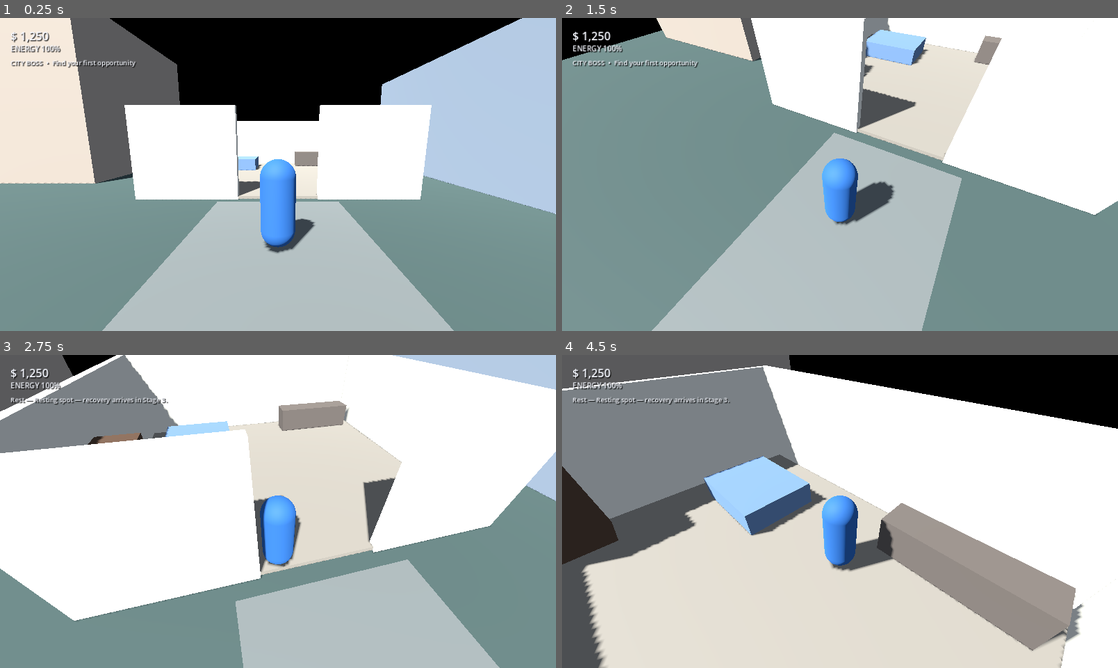
Above: before the commit, frames 1-4 (two rows, left to right).
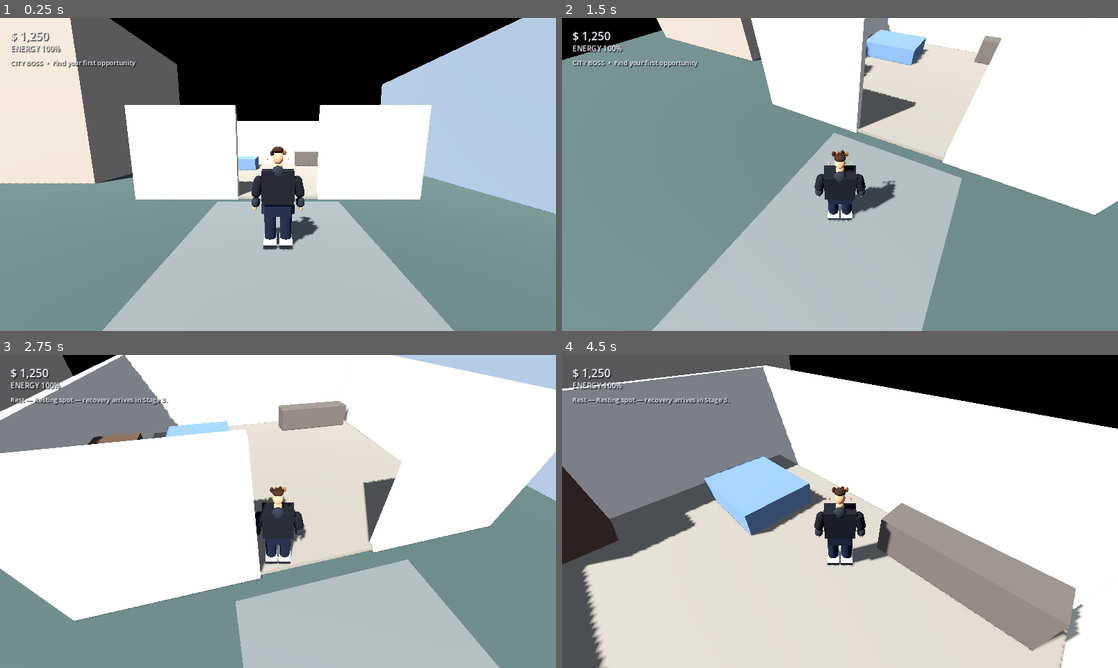
Above: after the commit, the same moments.

Repository: antonpav336-hub/CITY-BOSS
Game: Godot game, scene res://scenes/main/Main.tscn
Two runs of this game, one before a commit and one after it. Both use one fixed random seed, a clock stepped at 60 frames per second and the inputs below.
Inputs (mouse positions are in pixels of both pictures, inside the frame that each line leads up to):
- Up to frame 1 (0.25 s): no input
- Up to frame 2 (1.5 s): tap Enter at 0.5 s; drag from (840, 174) to (895, 105) at 0.52 s; tap Space at 1.25 s; move the mouse to (812, 174) at 1.27 s; hold W (move_forward) from 1.28 s (still down); tap Shift (sprint) at 1.35 s
- Up to frame 3 (2.75 s): keep holding W (move_forward); move the mouse to (289, 505) at 2.02 s; tap E (interact) at 2.1 s
- Up to frame 4 (4.5 s): keep holding W (move_forward); move the mouse to (834, 517) at 2.77 s; tap Shift (sprint) at 2.85, 4.35 s; move the mouse to (878, 514) at 3.52 s; tap E (interact) at 3.6 s; move the mouse to (795, 508) at 4.27 s

The runs differ from the first frame. In frame 1, 2.2% of the frame differs, in the area x 45-58%, y 41-76%; in frame 2, 1.6%; in frame 3, 1.5%; in frame 4, 1.9%.

Commit message:
Replace player capsule with stylized protagonist model

Diff:
--- a/scripts/player/player_controller.gd
+++ b/scripts/player/player_controller.gd
@@ -44,17 +44,92 @@
 	add_child(shape)
 
 func _make_visual() -> void:
-	var body_mesh := MeshInstance3D.new()
-	var capsule := CapsuleMesh.new()
-	capsule.radius = 0.34
-	capsule.height = 1.72
-	body_mesh.mesh = capsule
-	body_mesh.position.y = 0.88
+	# Stylized CITY BOSS protagonist: layered hoodie, cargo trousers,
+	# chestnut textured hair, skin and sneakers. The collision capsule stays separate.
+	var visual := Node3D.new()
+	visual.name = "ProtagonistVisual"
+	add_child(visual)
+
+	var hoodie := _material(Color(0.075, 0.085, 0.105), 0.92)
+	var hoodie_light := _material(Color(0.13, 0.145, 0.17), 0.9)
+	var shirt := _material(Color(0.38, 0.40, 0.43), 0.95)
+	var pants := _material(Color(0.075, 0.105, 0.16), 0.9)
+	var pants_detail := _material(Color(0.12, 0.15, 0.20), 0.95)
+	var skin := _material(Color(0.72, 0.49, 0.36), 0.78)
+	var hair := _material(Color(0.19, 0.105, 0.065), 0.88)
+	var hair_tip := _material(Color(0.48, 0.31, 0.17), 0.82)
+	var shoes := _material(Color(0.82, 0.83, 0.82), 0.72)
+	var sole := _material(Color(0.10, 0.11, 0.13), 0.9)
+	var eyes := _material(Color(0.035, 0.025, 0.02), 0.5)
+
+	# Shoes and legs
+	_add_box(visual, Vector3(0.255, 0.14, 0.40), Vector3(-0.15, 0.12, -0.055), shoes)
+	_add_box(visual, Vector3(0.255, 0.07, 0.405), Vector3(-0.15, 0.055, -0.055), sole)
+	_add_box(visual, Vector3(0.255, 0.14, 0.40), Vector3(0.15, 0.12, -0.055), shoes)
+	_add_box(visual, Vector3(0.255, 0.07, 0.405), Vector3(0.15, 0.055, -0.055), sole)
+	_add_capsule(visual, 0.115, 0.72, Vector3(-0.15, 0.48, 0.0), pants)
+	_add_capsule(visual, 0.115, 0.72, Vector3(0.15, 0.48, 0.0), pants)
+	_add_box(visual, Vector3(0.49, 0.20, 0.30), Vector3(0, 0.78, 0.015), pants)
+	_add_box(visual, Vector3(0.16, 0.19, 0.035), Vector3(-0.245, 0.72, -0.12), pants_detail)
+	_add_box(visual, Vector3(0.16, 0.19, 0.035), Vector3(0.245, 0.72, -0.12), pants_detail)
+
+	# Hoodie torso and hood
+	_add_box(visual, Vector3(0.60, 0.63, 0.34), Vector3(0, 1.22, 0.015), hoodie)
+	_add_box(visual, Vector3(0.29, 0.38, 0.055), Vector3(0, 1.20, -0.184), shirt)
+	_add_sphere(visual, Vector3(0, 1.51, 0.12), Vector3(0.23, 0.25, 0.16), hoodie_light)
+	_add_capsule(visual, 0.075, 0.20, Vector3(0, 1.57, -0.015), skin)
+
+	# Sleeves, cuffs and hands
+	_add_capsule(visual, 0.095, 0.43, Vector3(-0.385, 1.22, 0.015), hoodie, Vector3(0, 0, -13))
+	_add_capsule(visual, 0.095, 0.43, Vector3(0.385, 1.22, 0.015), hoodie, Vector3(0, 0, 13))
+	_add_capsule(visual, 0.082, 0.20, Vector3(-0.43, 0.91, -0.01), hoodie_light, Vector3(0, 0, -8))
+	_add_capsule(visual, 0.082, 0.20, Vector3(0.43, 0.91, -0.01), hoodie_light, Vector3(0, 0, 8))
+	_add_sphere(visual, Vector3(-0.445, 0.79, -0.015), Vector3(0.075, 0.095, 0.07), skin)
+	_add_sphere(visual, Vector3(0.445, 0.79, -0.015), Vector3(0.075, 0.095, 0.07), skin)
+
+	# Head and stylized crop / forward fringe
+	_add_sphere(visual, Vector3(0, 1.76, 0), Vector3(0.19, 0.235, 0.18), skin)
+	_add_sphere(visual, Vector3(0, 1.91, 0.015), Vector3(0.205, 0.12, 0.19), hair)
+	_add_sphere(visual, Vector3(-0.11, 1.84, -0.145), Vector3(0.075, 0.105, 0.075), hair)
+	_add_sphere(visual, Vector3(-0.035, 1.83, -0.17), Vector3(0.07, 0.12, 0.07), hair_tip)
+	_add_sphere(visual, Vector3(0.045, 1.84, -0.17), Vector3(0.075, 0.115, 0.07), hair)
+	_add_sphere(visual, Vector3(0.12, 1.85, -0.14), Vector3(0.07, 0.10, 0.07), hair_tip)
+	_add_sphere(visual, Vector3(-0.195, 1.75, 0.0), Vector3(0.035, 0.055, 0.04), skin)
+	_add_sphere(visual, Vector3(0.195, 1.75, 0.0), Vector3(0.035, 0.055, 0.04), skin)
+	_add_sphere(visual, Vector3(-0.072, 1.78, -0.163), Vector3(0.018, 0.022, 0.012), eyes)
+	_add_sphere(visual, Vector3(0.072, 1.78, -0.163), Vector3(0.018, 0.022, 0.012), eyes)
+
+func _material(color: Color, roughness: float) -> StandardMaterial3D:
 	var mat := StandardMaterial3D.new()
-	mat.albedo_color = Color(0.18, 0.34, 0.52)
-	mat.roughness = 0.75
-	body_mesh.material_override = mat
-	add_child(body_mesh)
+	mat.albedo_color = color
+	mat.roughness = roughness
+	return mat
+
+func _add_box(parent: Node3D, size: Vector3, pos: Vector3, mat: Material) -> void:
+	var mesh := BoxMesh.new()
+	mesh.size = size
+	_add_piece(parent, mesh, pos, mat)
+
+func _add_capsule(parent: Node3D, radius: float, height: float, pos: Vector3, mat: Material, rot: Vector3 = Vector3.ZERO) -> void:
+	var mesh := CapsuleMesh.new()
+	mesh.radius = radius
+	mesh.height = height
+	_add_piece(parent, mesh, pos, mat, rot)
+
+func _add_sphere(parent: Node3D, pos: Vector3, size: Vector3, mat: Material) -> void:
+	var mesh := SphereMesh.new()
+	mesh.radius = 0.5
+	mesh.height = 1.0
+	_add_piece(parent, mesh, pos, mat, Vector3.ZERO, size)
+
+func _add_piece(parent: Node3D, mesh: Mesh, pos: Vector3, mat: Material, rot: Vector3 = Vector3.ZERO, scl: Vector3 = Vector3.ONE) -> void:
+	var instance := MeshInstance3D.new()
+	instance.mesh = mesh
+	instance.position = pos
+	instance.rotation_degrees = rot
+	instance.scale = scl
+	instance.material_override = mat
+	parent.add_child(instance)
 
 func _make_camera() -> void:
 	var pivot := Node3D.new()
@@ -78,7 +153,6 @@
 	elif event is InputEventMouseMotion and Input.mouse_mode == Input.MOUSE_MODE_CAPTURED:
 		_rotate_camera(event.relative)
 	elif event is InputEventScreenDrag:
-		# Right-half touch drag rotates the camera; left-half is reserved for joystick.
 		if event.position.x > get_viewport().get_visible_rect().size.x * 0.42:
 			_rotate_camera(event.relative)
 	elif event is InputEventKey and event.pressed and event.keycode == KEY_ESCAPE:
